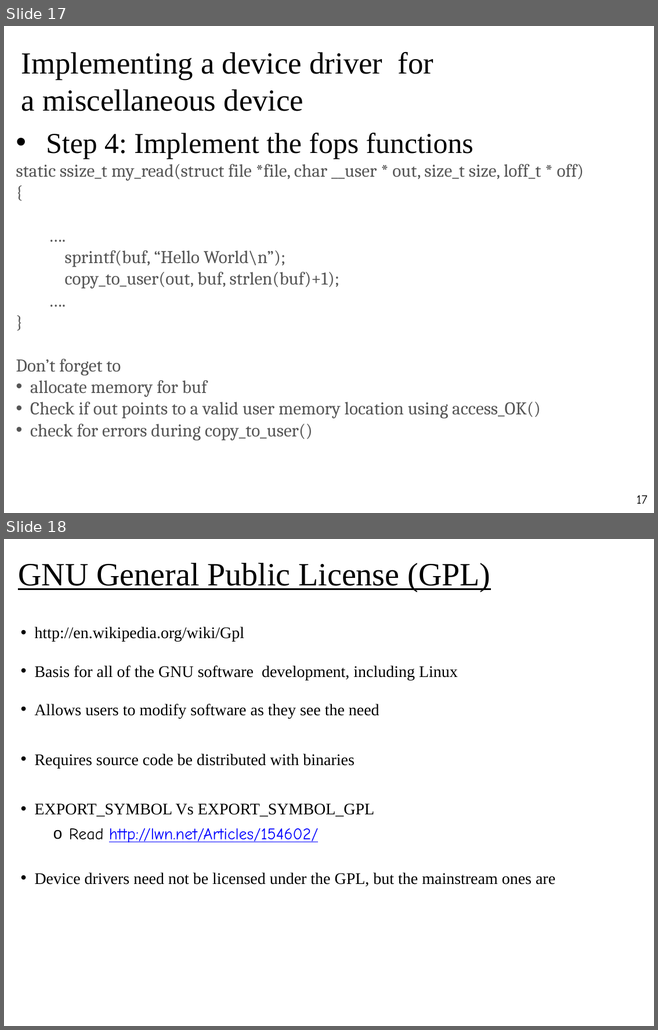
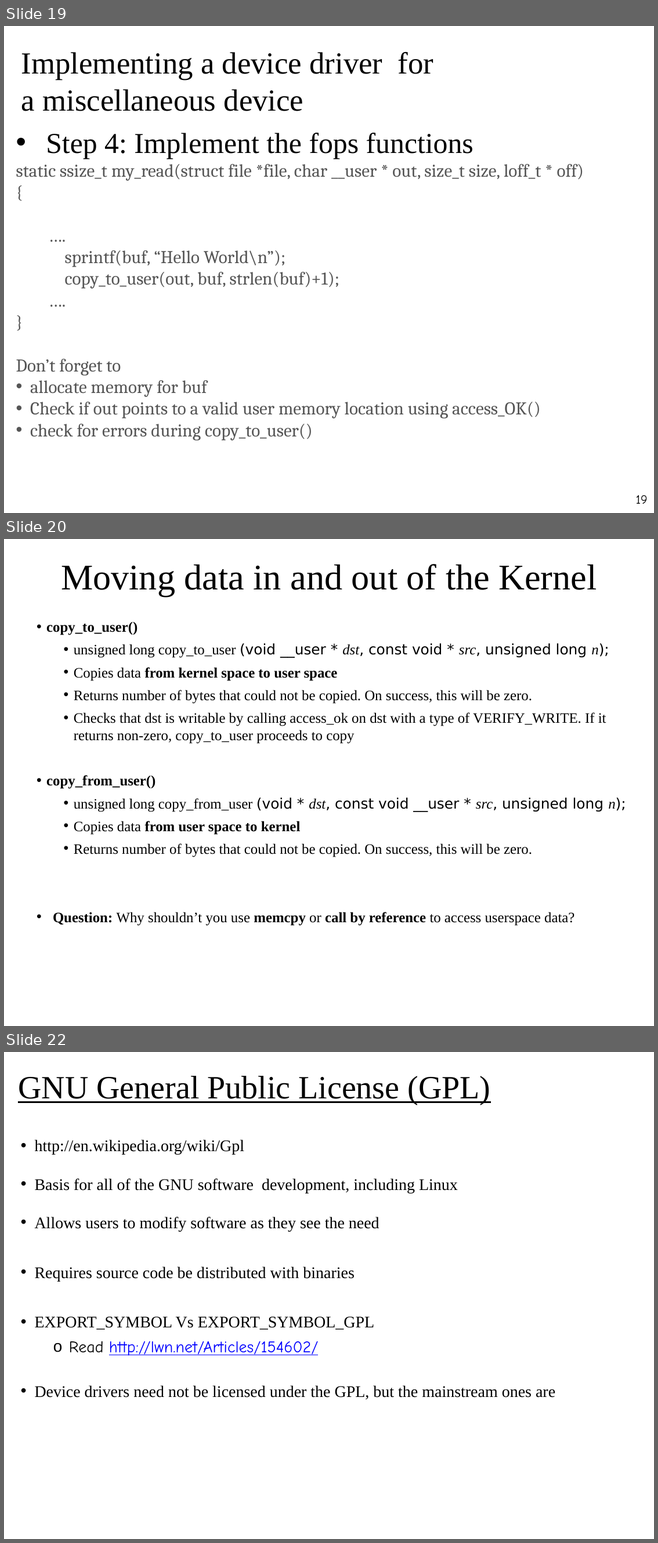
Before and after one commit to oscourse/oscourse.github.io, a slide deck: slides/kernel_modules.pptx. Shown one above the other, each under a label of ours: slides 17 and 18 before the commit, slides 19, 20 and 22 after it; the slides between them are not shown. The pictures are 658x1030 and 658x1543 pixels, drawn with LibreOffice and Linux fonts; fonts in the diff are those of the drawing. Boxes give left, top, right and bottom in pixels: in the first picture for what was removed or moved away, otherwise in the second. Text is boxed around its words. In the diff, an @@ line names an element or a change of style, - is before the commit and + after.

```diff
--- a/slides/kernel_modules.pptx
+++ b/slides/kernel_modules.pptx
@@ slide 20 added at (x1=4, y1=539, x2=654, y2=1026), background #FFFFFF @@
@@ title added at (x1=61, y1=564, x2=597, y2=596), 40 pt, text #000000 @@
+Moving data in and out of the Kernel
@@ text added at (x1=46, y1=622, x2=625, y2=926), 16 pt, text #000000 @@
+• copy_to_user()
+  • unsigned long copy_to_user (void __user * dst, const void * src, unsigned long n);
+  • Copies data from kernel space to user space
+  • Returns number of bytes that could not be copied. On success, this will be zero.
+  • Checks that dst is writable by calling access_ok on dst with a type of VERIFY_WRITE. If it returns non-zero, copy_to_user proceeds to copy
+• copy_from_user()
+  • unsigned long copy_from_user (void * dst, const void __user * src, unsigned long n);
+  • Copies data from user space to kernel
+  • Returns number of bytes that could not be copied. On success, this will be zero.
+• Question: Why shouldn’t you use memcpy or call by reference to access userspace data?
@@ what was slide 17 is now slide 19 @@
@@ page number at (x1=636, y1=495, x2=647, y2=504): text changed @@
-17
+19
@@ what was slide 18 is now slide 22 @@
```
Also in this commit, not shown: 2 slides changed, 3 other slides added, 2 other files.
